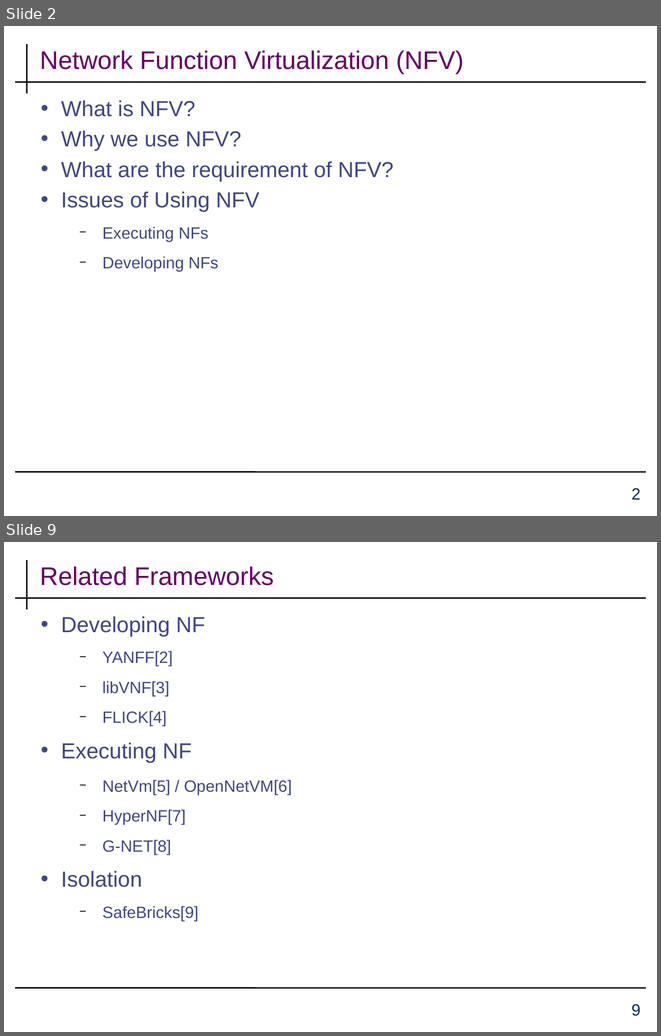
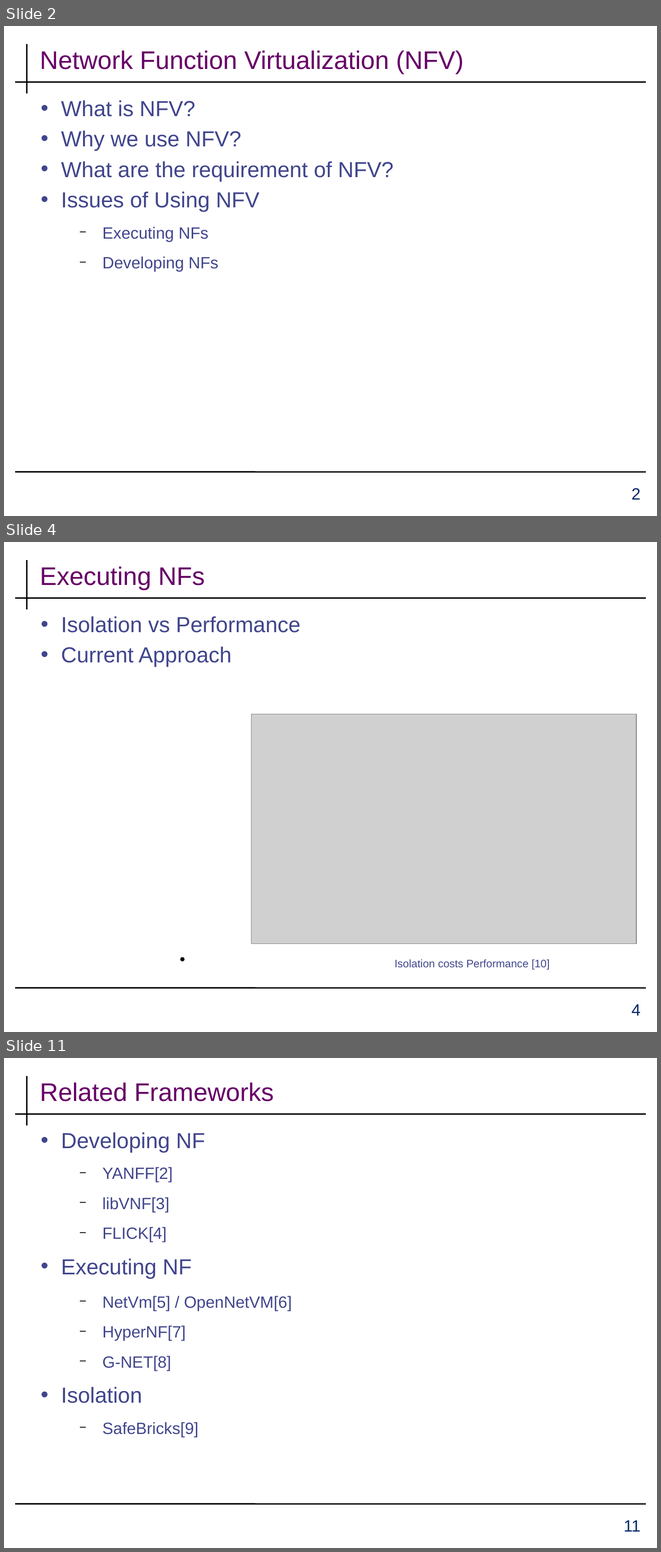
Before and after one commit to aahad91/seminar-cans, a slide deck: docs/template.pptx. Shown one above the other, each under a label of ours: slides 2 and 9 before the commit, slides 2, 4 and 11 after it; the slides between them are not shown. The pictures are 661x1036 and 661x1552 pixels, drawn with LibreOffice and Linux fonts; fonts in the diff are those of the drawing; grey boxes stand for pictures; background and template pictures are left out. Boxes give left, top, right and bottom in pixels: in the first picture for what was removed or moved away, otherwise in the second. Text is boxed around its words. In the diff, an @@ line names an element or a change of style, - is before the commit and + after.

```diff
--- a/docs/template.pptx
+++ b/docs/template.pptx
@@ slide 4 added at [4,542,657,1032], background #FFFFFF; not listed: 4 template elements that a slide beside it also shows @@
@@ text added at [40,566,205,590], 28 pt, text #660066 @@
+Executing NFs
@@ text added at [61,616,549,970], 24 pt, text #40458C @@
+• Isolation vs Performance
+• Current Approach
+                ● Isolation costs Performance [10]
@@ picture added at [252,714,637,944] @@
@@ what was slide 9 is now slide 11 @@
@@ page number at [624,1520,641,1531]: text changed @@
-9
+11
```
Also in this commit, not shown: 7 slides changed, 1 other slide added, 1 other file.
